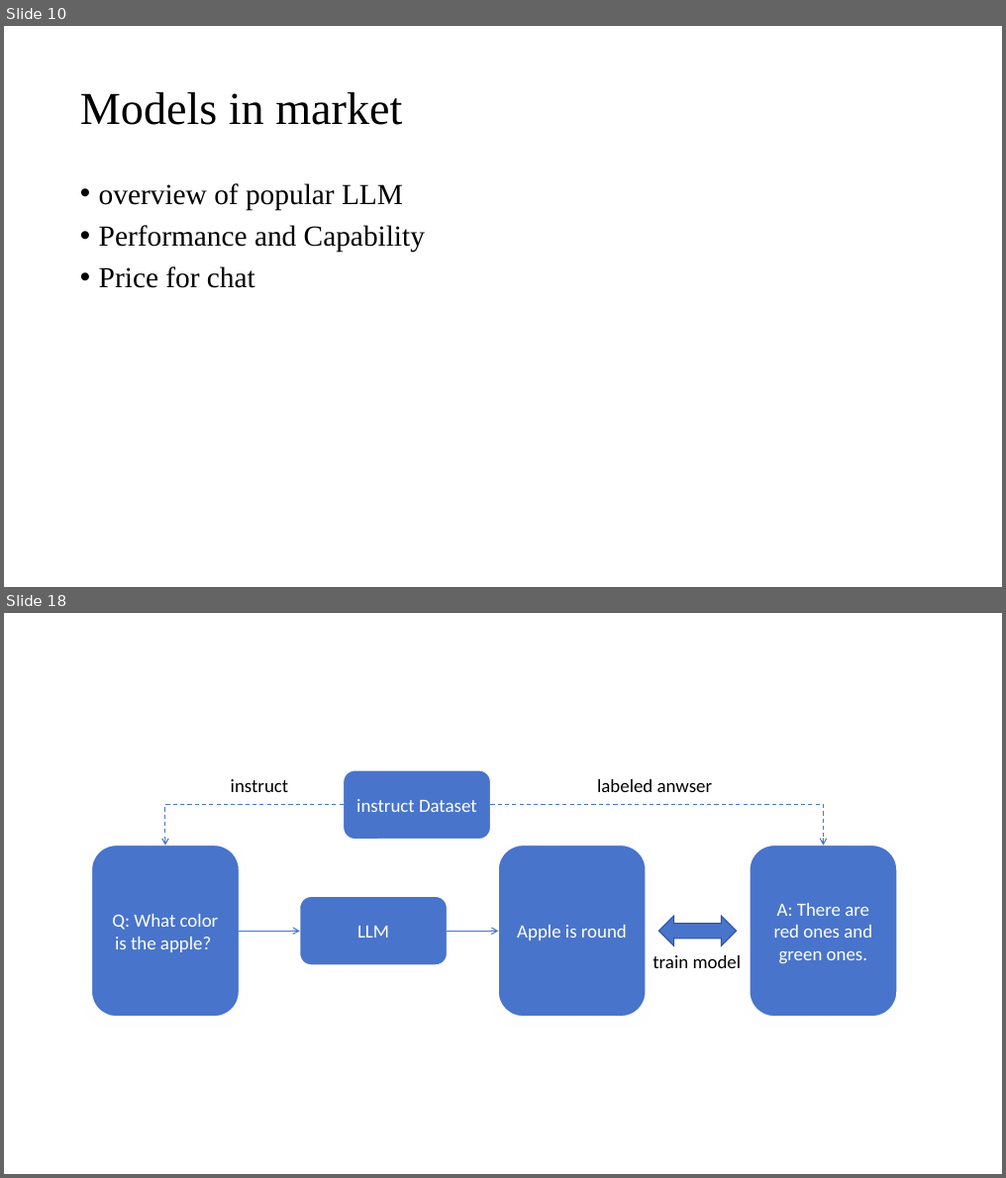
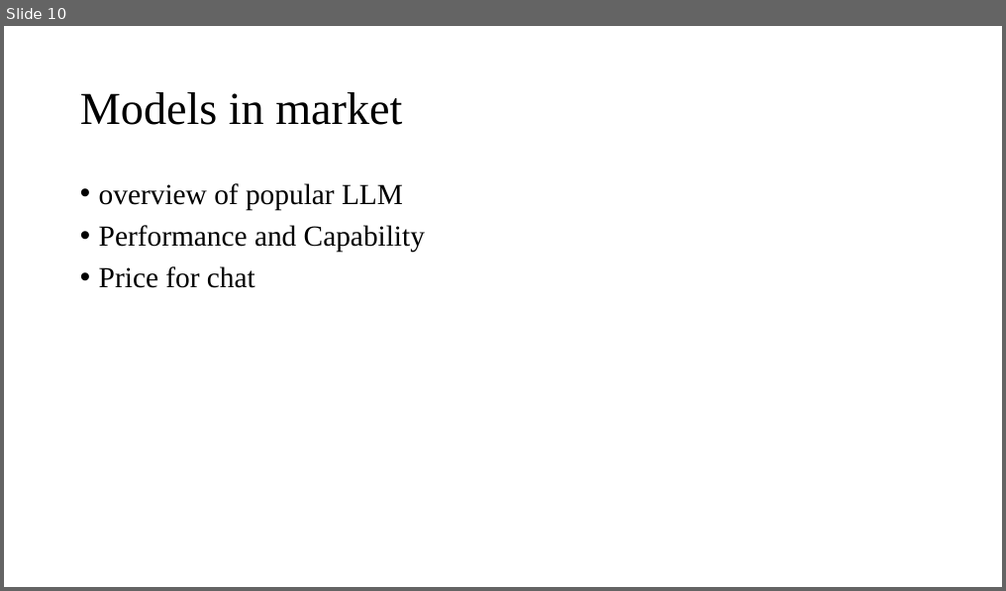
Before and after one commit to dlmuzpy/Analysis-of-Large-Language-Models, a slide deck: LLM analysis.pptx. Shown one above the other, each under a label of ours: slides 10 and 18 before the commit, slide 10 after it; the slides between them are not shown. The pictures are 1006x1178 and 1006x591 pixels, drawn with LibreOffice and Linux fonts; fonts in the diff are those of the drawing. Boxes give left, top, right and bottom in pixels: in the first picture for what was removed or moved away, otherwise in the second. Text is boxed around its words. In the diff, an @@ line names an element or a change of style, - is before the commit and + after.

```diff
--- a/LLM analysis.pptx
+++ b/LLM analysis.pptx
@@ slide 18 removed at bbox=[4, 613, 1002, 1174], background #FFFFFF @@
@@ text removed at bbox=[231, 779, 289, 792] @@
-instruct
@@ rounded rectangle removed at bbox=[344, 770, 491, 839] @@
-instruct Dataset
@@ text removed at bbox=[597, 779, 713, 792] @@
-labeled anwser
@@ elbow arrow removed from (344, 805) to (165, 845) @@
@@ elbow arrow removed from (491, 805) to (824, 845) @@
@@ rounded rectangle removed at bbox=[91, 845, 239, 1017] @@
-Q: What color is the apple?
@@ rounded rectangle removed at bbox=[498, 845, 646, 1017] @@
-Apple is round
@@ rounded rectangle removed at bbox=[749, 845, 897, 1017] @@
-A: There are red ones and green ones.
@@ rounded rectangle removed at bbox=[300, 897, 448, 965] @@
-LLM
@@ elbow arrow removed from (239, 931) to (300, 931) @@
@@ elbow arrow removed from (448, 931) to (498, 931) @@
@@ left right arrow removed at bbox=[659, 916, 737, 947] @@
@@ text removed at bbox=[652, 956, 742, 968] @@
-train model
```
Also in this commit, not shown: 10 other slides removed, 1 other file.
